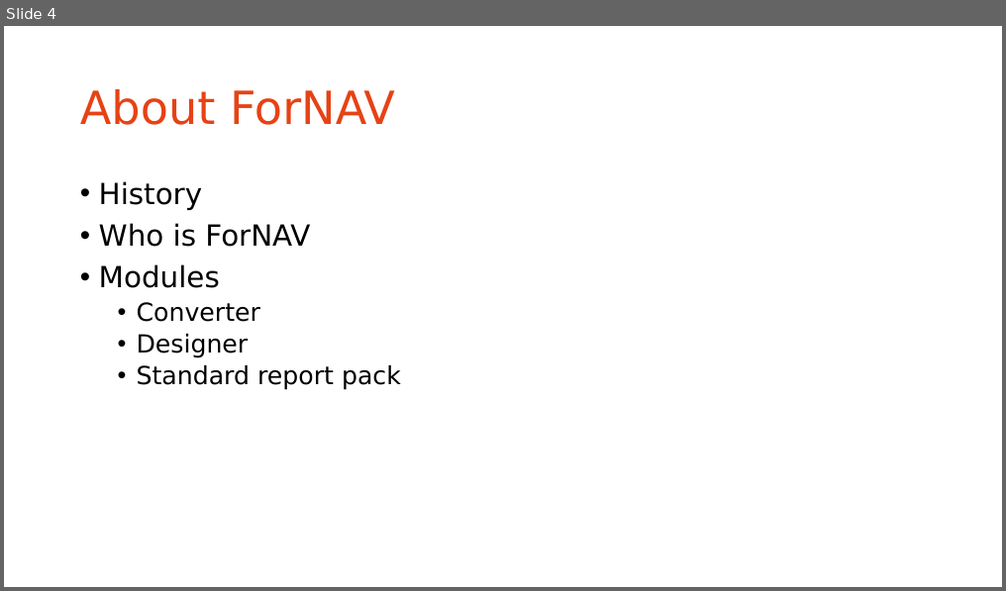
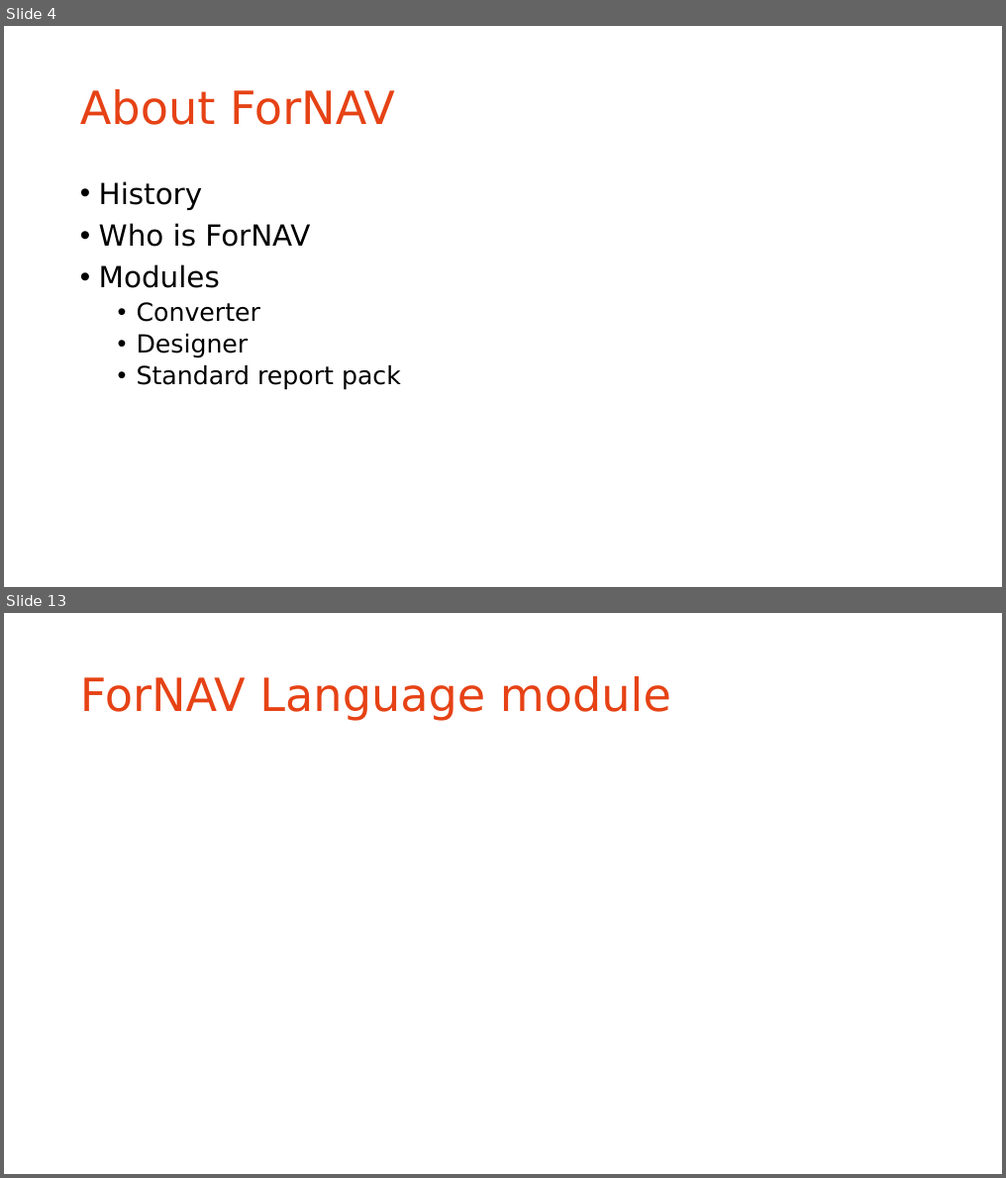
Before and after one commit to renebrummel/ForNAV.TrainingModules, a slide deck: Powerpoint/Webinar.pptx. Shown one above the other, each under a label of ours: slide 4 before the commit, slides 4 and 13 after it; the slides between them are not shown. The pictures are 1006x591 and 1006x1178 pixels, drawn with LibreOffice and Linux fonts; fonts in the diff are those of the drawing; background and template pictures are left out. Boxes give left, top, right and bottom in pixels: in the first picture for what was removed or moved away, otherwise in the second. Text is boxed around its words. In the diff, an @@ line names an element or a change of style, - is before the commit and + after.

```diff
--- a/Powerpoint/Webinar.pptx
+++ b/Powerpoint/Webinar.pptx
@@ slide 13 added at (x1=4, y1=613, x2=1002, y2=1174), background #FFFFFF @@
@@ title added at (x1=80, y1=676, x2=671, y2=721), 44 pt, text #E64215 @@
+ForNAV Language module
```
Also in this commit, not shown: 16 other slides added, 1 slide removed, 2 other files.
